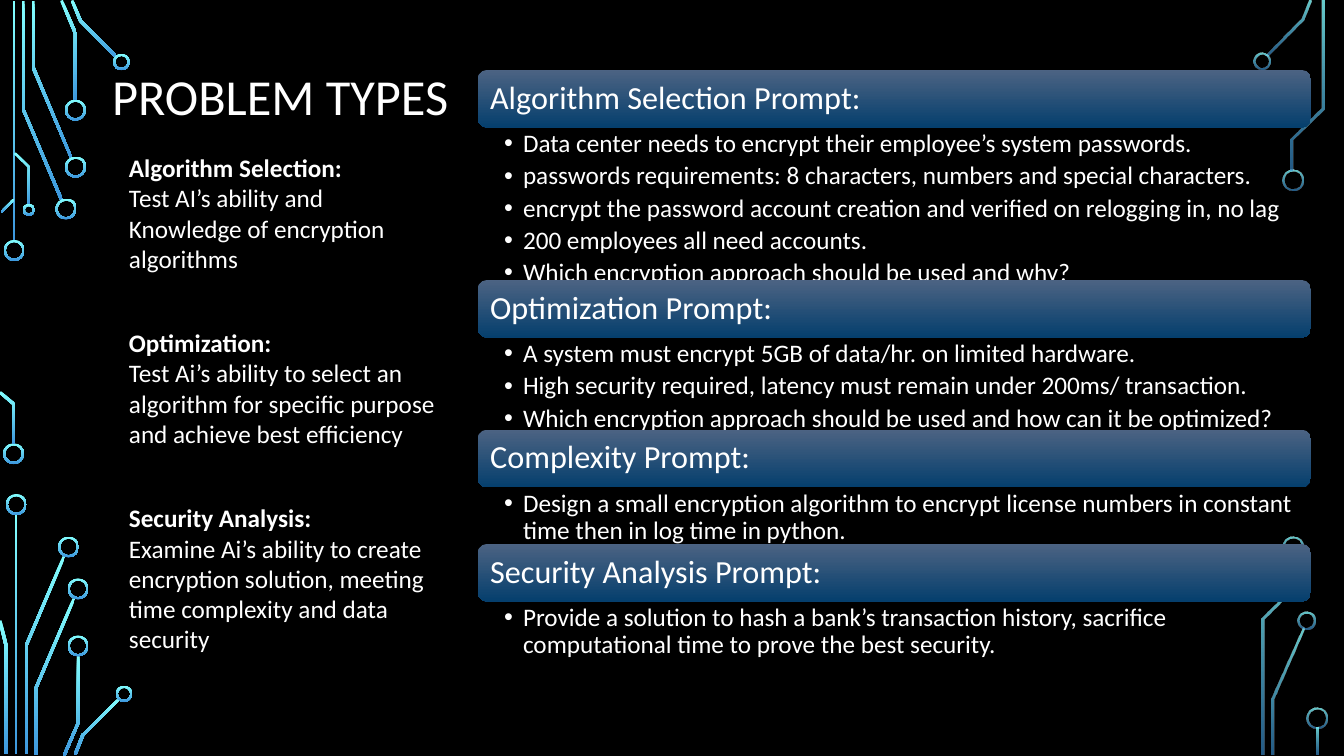
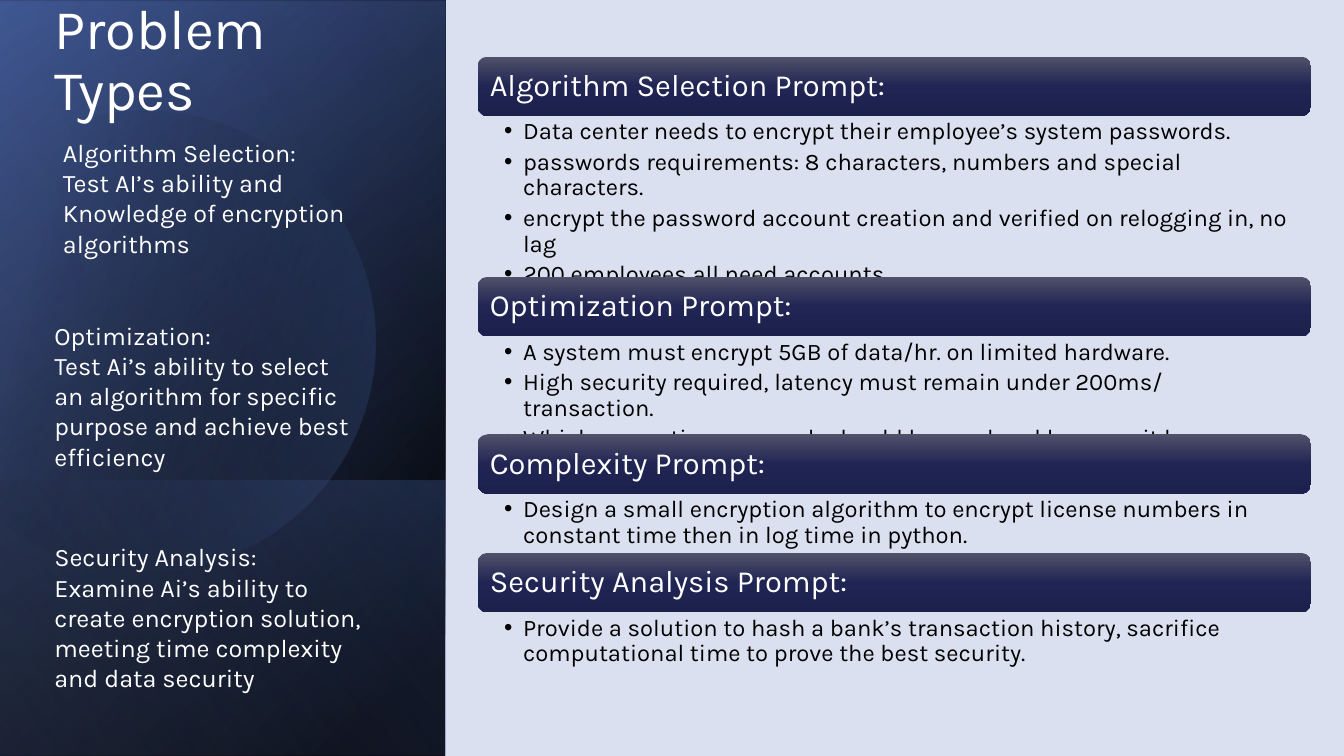
Before and after one commit to M0ck1ngjay178/CMSC-4200-AI, a slide deck: slide 3 of Project/slides/CMSC-4200-Group1-Project.pptx. Drawn at 1344x756 pixels with LibreOffice and Linux fonts; fonts in the diff are those of the drawing; background and template pictures are left out. Boxes give left, top, right and bottom in pixels: in the first picture for what was removed or moved away, otherwise in the second. Text is boxed around its words. In the diff, an @@ line names an element or a change of style, - is before the commit and + after.

```diff
--- a/Project/slides/CMSC-4200-Group1-Project.pptx
+++ b/Project/slides/CMSC-4200-Group1-Project.pptx
@@ background picture (left out) to #DAE0EF @@
@@ rectangle added at [0, 0, 1344, 756], fill #DAE0EF @@
@@ rectangle added at [0, 0, 446, 756], fill gradient #000000 to #384C81 @@
@@ rectangle added at [0, 1, 446, 756], fill gradient #000000 to #4A66AC @@
@@ rectangle added at [0, 0, 446, 755], fill gradient #000000 to #90A2CF @@
@@ title at [55, 11, 267, 123]: text changed; size 36 to 40 pt; font Calibri to Karla @@
-PROBLEM TYPES
+Problem Types
@@ freeform shape added at [0, 56, 431, 618], fill gradient #000000 to #4A66AC @@
@@ rounded rectangle: place and size @@
-rounded rectangle at [478, 70, 1312, 127]
+rounded rectangle at [478, 56, 1312, 116]
@@ fill gradient #4D6383 to #05406E to gradient #50526A to #222654 to #1C204D in 4 elements at [478, 277, 1312, 337], [478, 435, 1312, 494], [478, 553, 1312, 612], [478, 56, 1312, 116] @@
@@ size 23 to 22 pt, font Calibri to Karla in 4 elements at [490, 295, 791, 323], [490, 453, 648, 481], [490, 571, 847, 600], [490, 75, 885, 104] @@
@@ text "Algorithm Selection Prompt:": place and size @@
-text "Algorithm Selection Prompt:" at [490, 86, 860, 115]
+text "Algorithm Selection Prompt:" at [490, 75, 885, 104]
@@ text "Data center needs to encrypt ...": place and size @@
-text "Data center needs to encrypt ..." at [523, 134, 1279, 288]
+text "Data center needs to encrypt ..." at [523, 122, 1286, 319]
@@ text "Algorithm Selection:": place and size @@
-text "Algorithm Selection:" at [129, 159, 384, 273]
+text "Algorithm Selection:" at [63, 144, 345, 259]
@@ text "Algorithm Selection:" at [63, 144, 345, 259]: font Calibri to Karla; bold off in "Algorithm Selection:" @@
@@ text "Optimization:": place and size @@
-text "Optimization:" at [129, 334, 434, 447]
+text "Optimization:" at [54, 327, 349, 472]
@@ text "Optimization:" at [54, 327, 349, 472]: font Calibri to Karla; bold off in "Optimization:" @@
@@ rounded rectangle: place and size @@
-rounded rectangle at [478, 430, 1312, 487]
+rounded rectangle at [478, 435, 1312, 494]
@@ rectangle added at [0, 480, 446, 756], fill gradient #4A66AC to #000000 @@
@@ text "Security Analysis:": place and size @@
-text "Security Analysis:" at [129, 509, 424, 652]
+text "Security Analysis:" at [54, 548, 361, 693]
@@ text "Security Analysis:" at [54, 548, 361, 693]: font Calibri to Karla; bold off in "Security Analysis:" @@
@@ rounded rectangle: place and size @@
-rounded rectangle at [478, 544, 1312, 602]
+rounded rectangle at [478, 553, 1312, 612]
@@ text "Security Analysis Prompt:": place and size @@
-text "Security Analysis Prompt:" at [490, 560, 821, 588]
+text "Security Analysis Prompt:" at [490, 571, 847, 600]
@@ size 18 to 17 pt, font Calibri to Karla, text colour #FFFFFF to #000000 in 4 elements at [523, 342, 1190, 434], [523, 500, 1248, 549], [523, 122, 1286, 319], [523, 619, 1219, 667] @@
@@ text "Provide a solution to hash ...": place and size @@
-text "Provide a solution to hash ..." at [523, 608, 1167, 657]
+text "Provide a solution to hash ..." at [523, 619, 1219, 667]
@@ group removed at [0, 0, 1328, 756]: 33 freeform shapes, 3 rectangles @@
```
Also in this commit, not shown: 15 other slides changed, 1 slide removed, 1 other file.
